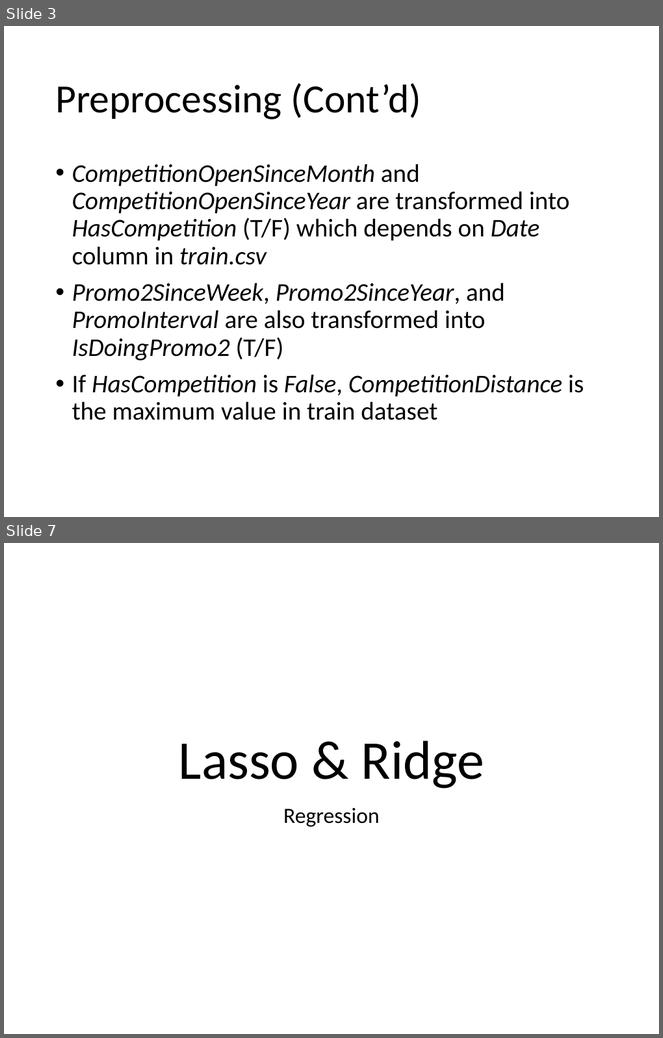
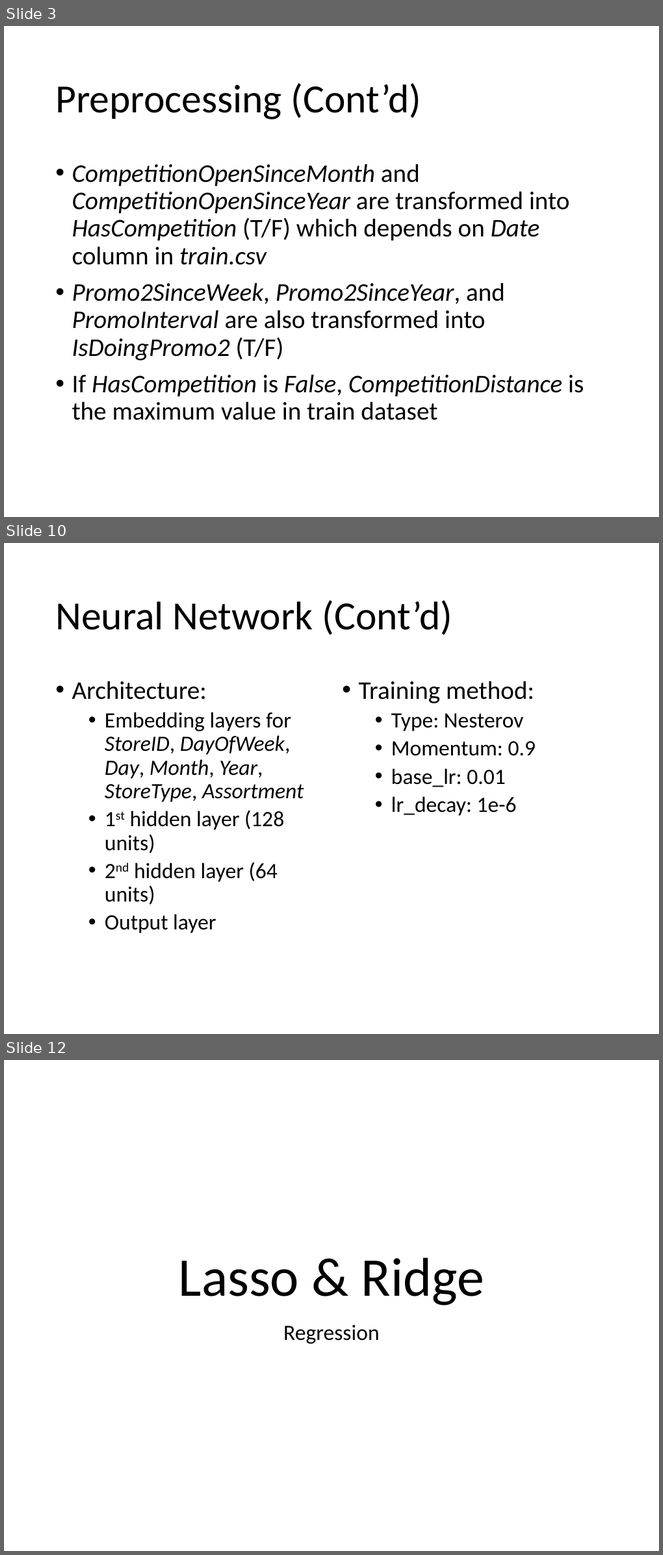
Before and after one commit to Stefan0010/CZ4041, a slide deck: slides/main.pptx. Shown one above the other, each under a label of ours: slides 3 and 7 before the commit, slides 3, 10 and 12 after it; the slides between them are not shown. The pictures are 663x1038 and 663x1555 pixels, drawn with LibreOffice and Linux fonts; fonts in the diff are those of the drawing. Boxes give left, top, right and bottom in pixels: in the first picture for what was removed or moved away, otherwise in the second. Text is boxed around its words. In the diff, an @@ line names an element or a change of style, - is before the commit and + after.

```diff
--- a/slides/main.pptx
+++ b/slides/main.pptx
@@ slide 10 added at (4,543,659,1034), background #FFFFFF @@
@@ title added at (55,600,453,635), 44 pt, text #000000 @@
+Neural Network (Cont’d)
@@ text added at (72,681,304,934), 24 pt, text #000000 @@
+• Architecture:
+  • Embedding layers for StoreID, DayOfWeek, Day, Month, Year, StoreType, Assortment
+  • 1st hidden layer (128 units)
+  • 2nd hidden layer (64 units)
+  • Output layer
@@ text added at (359,681,536,816), 24 pt, text #000000 @@
+• Training method:
+  • Type: Nesterov
+  • Momentum: 0.9
+  • base_lr: 0.01
+  • lr_decay: 1e-6
@@ what was slide 7 is now slide 12 @@
```
Also in this commit, not shown: 2 slides changed, 11 other slides added, 1 slide removed.
